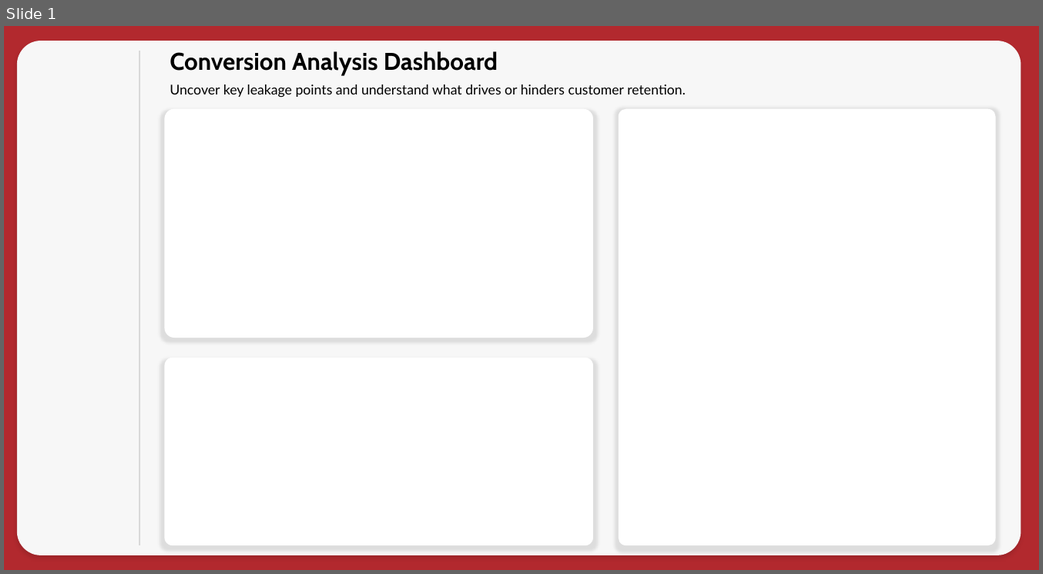
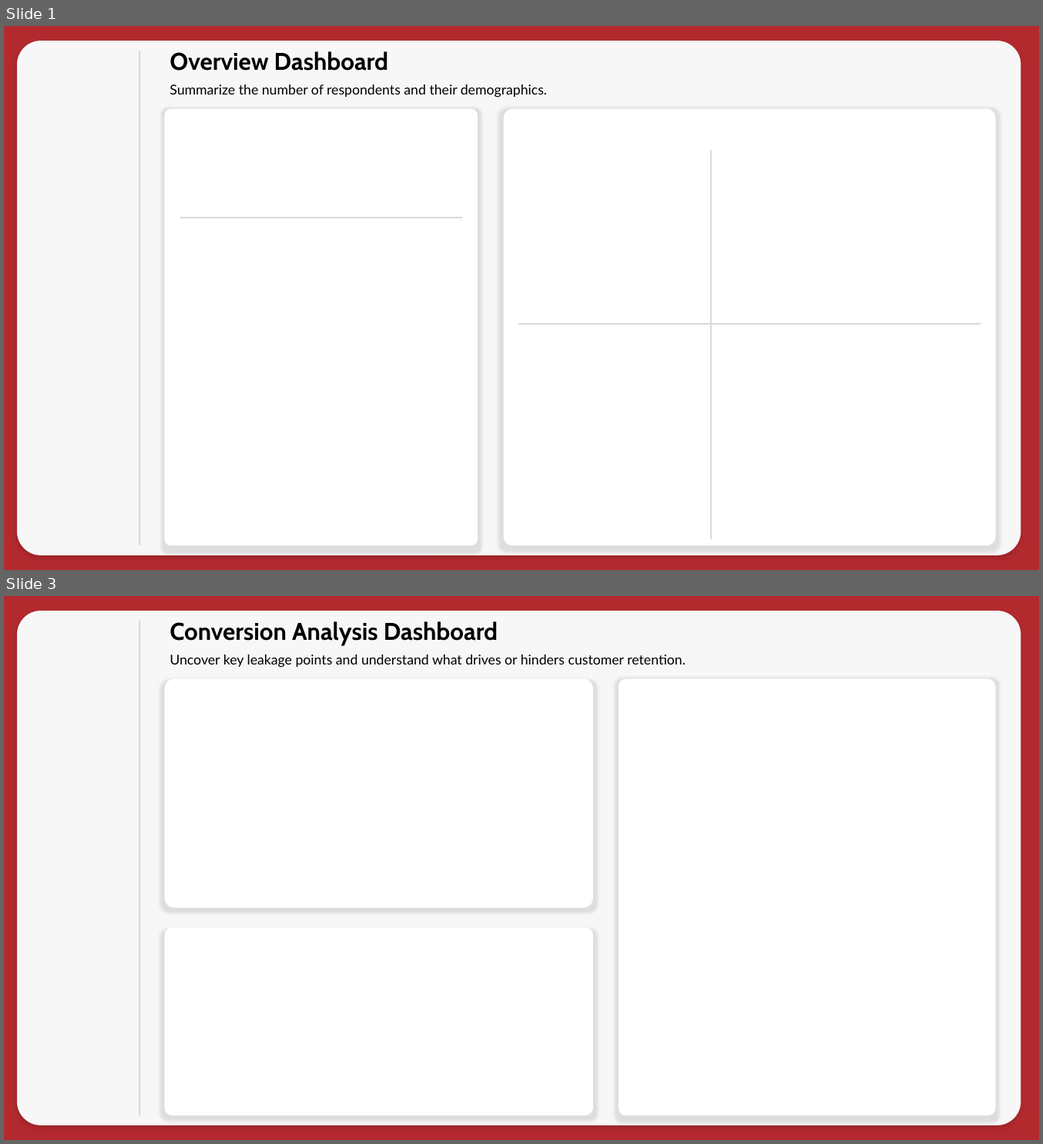
Before and after one commit to Truong2003-tqd/Highlands-Customer-Analysis, a slide deck: Power BI Report/Dashboard Layout.pptx. Shown one above the other, each under a label of ours: slide 1 before the commit, slides 1 and 3 after it; the slides between them are not shown. The pictures are 1043x574 and 1043x1144 pixels, drawn with LibreOffice and Linux fonts; fonts in the diff are those of the drawing. Boxes give left, top, right and bottom in pixels: in the first picture for what was removed or moved away, otherwise in the second. Text is boxed around its words. In the diff, an @@ line names an element or a change of style, - is before the commit and + after.

```diff
--- a/Power BI Report/Dashboard Layout.pptx
+++ b/Power BI Report/Dashboard Layout.pptx
@@ slide 1 added at <box>4,26,1039,570</box>, background #B2292E @@
@@ rounded rectangle added at <box>17,41,1021,556</box>, fill #F7F7F7 @@
@@ line added from (139, 51) to (139, 547), #D9D9D9 2 pt @@
@@ text added at <box>170,51,547,98</box>, 18 pt, text #000000 @@
+Overview Dashboard
+Summarize the number of respondents and their demographics.
@@ rounded rectangle added at <box>165,109,478,547</box>, fill #FFFFFF @@
@@ rounded rectangle added at <box>504,109,995,547</box>, fill #FFFFFF @@
@@ line added from (711, 540) to (711, 150), #D9D9D9 2 pt @@
@@ line added from (462, 218) to (180, 218), #D9D9D9 2 pt @@
@@ line added from (980, 325) to (518, 325), #D9D9D9 2 pt @@
@@ what was slide 1 is now slide 3 @@
```
Also in this commit, not shown: 1 slide changed, 8 other files.
